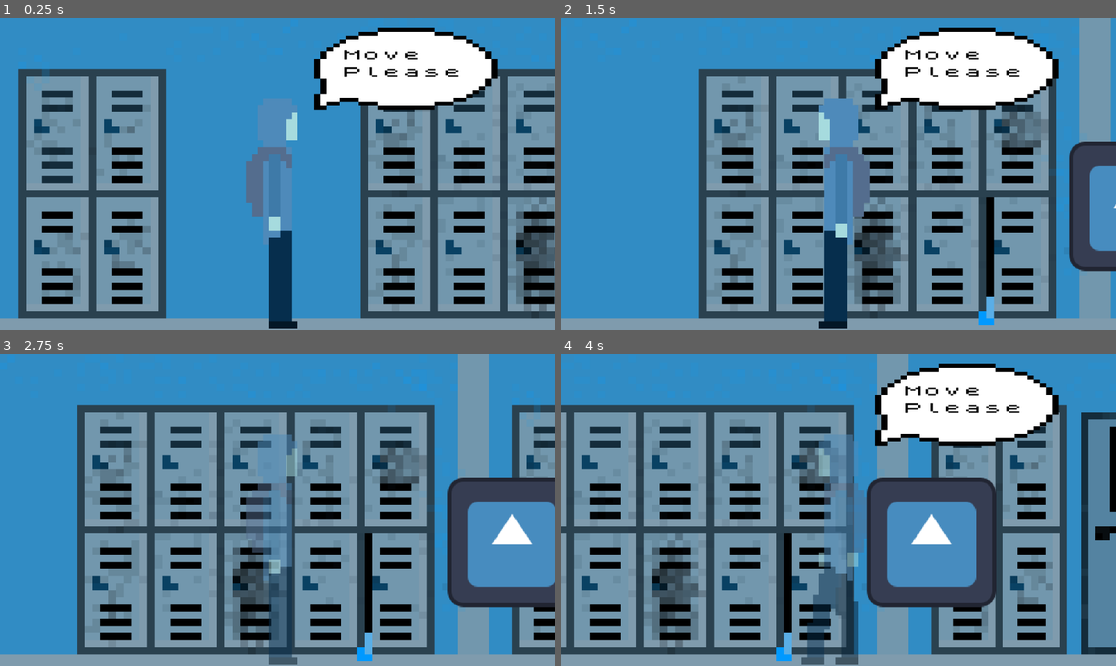
Above: before the commit, frames 1-4 (two rows, left to right).
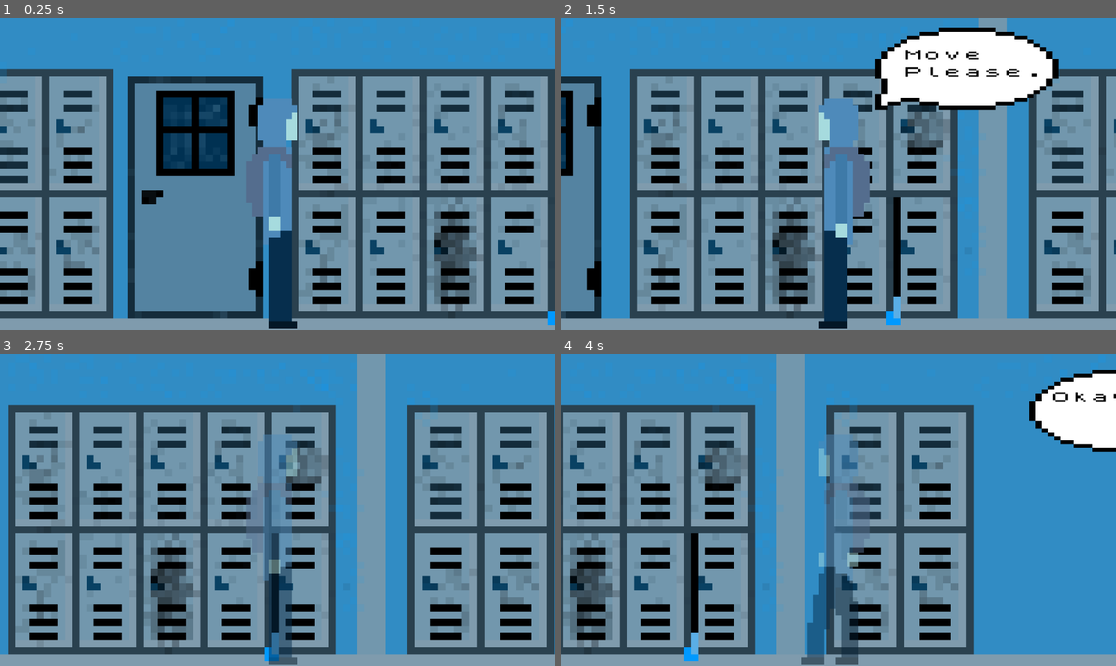
Above: after the commit, the same moments.

Repository: DragonNestKing1/Silent-Shifts
Game: Godot game, scene res://game.tscn
The game is run twice, just before and just after one commit, with the same random seed, the same clock (stepped at 60 frames per second) and the same inputs. The engine's default icon, where the game draws it, is replaced by a stand-in: a white triangle on a blue panel in a dark square.
Inputs:
- Up to frame 1 (0.25 s): no input
- Up to frame 2 (1.5 s): tap Enter at 0.5 s; hold D (right) 0.53-1.28 s; tap E (interact) at 0.6, 1.35 s; hold A (left) from 1.28 s (still down)
- Up to frame 3 (2.75 s): release A (left) at 2.03 s; hold D (right) from 2.03 s (still down); tap Space (invisibility toggle) at 2.1 s; tap E (interact) at 2.3 s
- Up to frame 4 (4 s): tap E (interact) at 2.85, 3.6 s; release D (right) at 3.53 s; hold A (left) from 3.53 s (still down)

The runs differ from the first frame. In frame 1, 57% of the frame differs, in the area x 0-100%, y 3-99%; in frame 2, 48%; in frame 3, 53%; in frame 4, 64%, in the area x 0-100%, y 0-99%.
Error before the commit: Cannot call method 'get_node' on a null value. (res://obstacle.gd:3)

Commit message:
Finished-ish project
Finally got it to upload...
Chatting is fully integrated
Win alert is added
AAAAAAAAAA

Diff:
--- a/CharacterBody2D.gd
+++ b/CharacterBody2D.gd
@@ -37,9 +37,11 @@
 	# add short dialogue in game, maybe becomes more bubbly with more interactions.
 	if talking_range and Input.is_action_just_pressed("interact"):
 		get_node("Chatbubble").set_visible(true)
+		chatting_now = true
 		await get_tree().create_timer(2.0).timeout
 		get_node("Chatbubble").set_visible(false)
-		chatting_now = true
+		chatting_now = false
+
 
 
 func _physics_process(_delta):
@@ -55,3 +57,7 @@
 
 func body_exited(_body):
 	talking_range = false
+
+
+func _on_winner_area_entered(area):
+	get_node("WIN").set_visible(true)
--- /dev/null
+++ b/Door.gd
@@ -0,0 +1,15 @@
+extends Sprite2D
+
+
+# Called when the node enters the scene tree for the first time.
+func _ready():
+	pass # Replace with function body.
+
+
+# Called every frame. 'delta' is the elapsed time since the previous frame.
+func _process(delta):
+	pass
+
+
+func _on_winner_area_entered(area):
+	print("Yousa winner")
--- a/background.tscn
+++ b/background.tscn
@@ -6,6 +6,9 @@
 
 [sub_resource type="RectangleShape2D" id="RectangleShape2D_dnchc"]
 size = Vector2(74, 106)
+
+[sub_resource type="RectangleShape2D" id="RectangleShape2D_5i43h"]
+size = Vector2(73.6357, 477.273)
 
 [node name="Background" type="Node2D"]
 
@@ -44,7 +47,60 @@
 scale = Vector2(7.68, 7.04)
 texture = ExtResource("3_b7dh2")
 
-[node name="CollisionShape2D" type="CollisionShape2D" parent="Blue-hallway-no-door3"]
-position = Vector2(16.6667, 2.27273)
+[node name="CharacterBody2D" type="CharacterBody2D" parent="Blue-hallway-no-door3"]
+
+[node name="CollisionShape2D" type="CollisionShape2D" parent="Blue-hallway-no-door3/CharacterBody2D"]
+position = Vector2(13.5417, 2.27273)
 scale = Vector2(0.130208, 0.142045)
 shape = SubResource("RectangleShape2D_dnchc")
+
+[node name="Door" type="Sprite2D" parent="."]
+position = Vector2(5152, -16)
+scale = Vector2(0.502857, 0.502857)
+texture = ExtResource("1_c6w5i")
+
+[node name="WINNER" type="Area2D" parent="Door"]
+
+[node name="CollisionShape2D" type="CollisionShape2D" parent="Door/WINNER"]
+position = Vector2(-270.455, 15.9091)
+shape = SubResource("RectangleShape2D_5i43h")
+disabled = true
+
+[node name="Blue-hallway-lockers3" type="Sprite2D" parent="."]
+position = Vector2(5888, -16)
+scale = Vector2(7.68, 7.04)
+texture = ExtResource("2_6ssfl")
+
+[node name="CharacterBody2D" type="CharacterBody2D" parent="Blue-hallway-lockers3"]
+
+[node name="CollisionShape2D" type="CollisionShape2D" parent="Blue-hallway-lockers3/CharacterBody2D"]
+position = Vector2(-32.2916, 2.38419e-07)
+scale = Vector2(0.130208, 0.142045)
+shape = SubResource("RectangleShape2D_dnchc")
+
+[node name="Blue-hallway-no-door4" type="Sprite2D" parent="."]
+position = Vector2(4416, -16)
+scale = Vector2(7.68, 7.04)
+texture = ExtResource("3_b7dh2")
+
+[node name="Sprite2D4" type="Sprite2D" parent="."]
+position = Vector2(2144, -16)
+scale = Vector2(0.502857, 0.502857)
+texture = ExtResource("1_c6w5i")
+
+[node name="Blue-hallway-lockers4" type="Sprite2D" parent="."]
+position = Vector2(3648, -16)
+scale = Vector2(7.68, 7.04)
+texture = ExtResource("2_6ssfl")
+
+[node name="Blue-hallway-no-door5" type="Sprite2D" parent="."]
+position = Vector2(2880, -16)
+scale = Vector2(7.68, 7.04)
+texture = ExtResource("3_b7dh2")
+
+[node name="Blue-hallway-no-door6" type="Sprite2D" parent="."]
+position = Vector2(1408, -16)
+scale = Vector2(7.68, 7.04)
+texture = ExtResource("3_b7dh2")
+
+[connection signal="area_entered" from="Door/WINNER" to="Door" method="_on_winner_area_entered"]
--- a/character.tscn
+++ b/character.tscn
@@ -57,6 +57,13 @@
 [sub_resource type="Theme" id="Theme_dd0vt"]
 default_font = ExtResource("4_lbup2")
 
+[sub_resource type="RectangleShape2D" id="RectangleShape2D_qgjlv"]
+size = Vector2(20, 34)
+
+[sub_resource type="Theme" id="Theme_lqptk"]
+default_base_scale = 0.44
+default_font = ExtResource("4_lbup2")
+
 [node name="CharacterBody2D" type="CharacterBody2D"]
 motion_mode = 1
 script = ExtResource("1_xrbev")
@@ -80,6 +87,7 @@
 shape = SubResource("RectangleShape2D_ijir1")
 
 [node name="Chatbubble" type="Sprite2D" parent="."]
+visible = false
 position = Vector2(130.125, -134.125)
 scale = Vector2(6.25834, 3.85833)
 texture = ExtResource("3_gudef")
@@ -95,11 +103,28 @@
 [node name="RichTextLabel" type="RichTextLabel" parent="Chatbubble/TextSizer/CollisionShape2D"]
 offset_left = -13.0
 offset_top = 41.0
-offset_right = 38.0
+offset_right = 44.0
 offset_bottom = 82.0
 theme = SubResource("Theme_dd0vt")
 theme_override_colors/default_color = Color(0, 0, 0, 1)
-text = "Move Please"
+text = "Move Please."
+
+[node name="WIN" type="CollisionShape2D" parent="."]
+visible = false
+position = Vector2(103, -587)
+scale = Vector2(3, 3)
+shape = SubResource("RectangleShape2D_qgjlv")
+disabled = true
+
+[node name="WinText" type="RichTextLabel" parent="WIN"]
+offset_left = -123.0
+offset_top = 137.667
+offset_right = 64.0
+offset_bottom = 219.667
+theme = SubResource("Theme_lqptk")
+theme_override_colors/default_color = Color(0, 0, 0, 1)
+text = "You made it to class!"
+metadata/_edit_use_anchors_ = true
 
 [connection signal="body_entered" from="TalkCollision" to="." method="body_entered"]
 [connection signal="body_exited" from="TalkCollision" to="." method="body_exited"]
--- a/game.tscn
+++ b/game.tscn
@@ -1,17 +1,42 @@
-[gd_scene load_steps=4 format=3 uid="uid://nl27dil6gloh"]
+[gd_scene load_steps=5 format=3 uid="uid://nl27dil6gloh"]
 
 [ext_resource type="PackedScene" uid="uid://dsxxohplbqdt" path="res://background.tscn" id="1_jpbj2"]
 [ext_resource type="PackedScene" uid="uid://b5fv402jfajl8" path="res://character.tscn" id="2_7ek61"]
 [ext_resource type="PackedScene" uid="uid://cb4gesb1xua3k" path="res://obstacle.tscn" id="3_3ws3d"]
 
+[sub_resource type="RectangleShape2D" id="RectangleShape2D_62ihc"]
+size = Vector2(73.6357, 477.273)
+
 [node name="GAME" type="Node2D"]
 
 [node name="Background" parent="." instance=ExtResource("1_jpbj2")]
+position = Vector2(2200, 0)
 
 [node name="CharacterBody2D" parent="." instance=ExtResource("2_7ek61")]
 position = Vector2(-960, 0)
 
 [node name="Obstacle" parent="." instance=ExtResource("3_3ws3d")]
-position = Vector2(-448, 0)
+position = Vector2(4336, 0)
 
 [node name="Obstacle2" parent="." instance=ExtResource("3_3ws3d")]
+position = Vector2(-136, 0)
+
+[node name="Obstacle3" parent="." instance=ExtResource("3_3ws3d")]
+position = Vector2(2888, 0)
+
+[node name="Obstacle4" parent="." instance=ExtResource("3_3ws3d")]
+position = Vector2(1888, 0)
+
+[node name="Obstacle5" parent="." instance=ExtResource("3_3ws3d")]
+position = Vector2(872, 0)
+
+[node name="Obstacle6" parent="." instance=ExtResource("3_3ws3d")]
+position = Vector2(5416, 0)
+
+[node name="WINNER" type="Area2D" parent="."]
+
+[node name="CollisionShape2D" type="CollisionShape2D" parent="WINNER"]
+position = Vector2(7224, -16)
+shape = SubResource("RectangleShape2D_62ihc")
+
+[connection signal="area_entered" from="WINNER" to="CharacterBody2D" method="_on_winner_area_entered"]
--- a/obstacle.gd
+++ b/obstacle.gd
@@ -1,12 +1,19 @@
 extends CharacterBody2D
 
-var character_body: CharacterBody2D = get_parent().get_node("CharacterBody2D")
 
 func _physics_process(_delta):
+	ready()
 
-	if character_body.chatting_now:
-		# Do something when chatting is happening
-		print("Character is currently chatting!")
-	else:
-		# Do something else
-		print("Character is not chatting.")
+func ready():
+	var character_node: CharacterBody2D
+	character_node = get_parent().get_node("CharacterBody2D")
+	if character_node.chatting_now:
+		await get_tree().create_timer(2.0).timeout
+		get_node("Chatbubble").set_visible(true)
+		await get_tree().create_timer(2.0).timeout
+		get_node("Chatbubble").set_visible(false)
+		$CollisionShape2D.set_deferred("disabled", true)
+		get_node("Dude").modulate.a = 0.5
+		await get_tree().create_timer(2.0).timeout
+		$CollisionShape2D.set_deferred("disabled", false)
+		get_node("Dude").modulate.a = 1
--- a/obstacle.tscn
+++ b/obstacle.tscn
@@ -1,9 +1,24 @@
-[gd_scene load_steps=8 format=3 uid="uid://cb4gesb1xua3k"]
+[gd_scene load_steps=10 format=3 uid="uid://cb4gesb1xua3k"]
 
 [ext_resource type="Script" path="res://obstacle.gd" id="1_gh62n"]
-[ext_resource type="Texture2D" uid="uid://cvu7o058eyemm" path="res://icon.svg" id="1_txgjj"]
+[ext_resource type="Texture2D" uid="uid://bldufn20bd3vh" path="res://Vibrant Guy.png" id="2_dtrv8"]
 [ext_resource type="Texture2D" uid="uid://ruf3mdiv6m8j" path="res://chatbubble.png" id="3_pvahv"]
 [ext_resource type="FontFile" uid="uid://cttshydfn16t8" path="res://zxSpectrumExpanded.ttf" id="4_54ahn"]
+
+[sub_resource type="AtlasTexture" id="AtlasTexture_y74nu"]
+atlas = ExtResource("2_dtrv8")
+region = Rect2(0, 0, 25, 35)
+
+[sub_resource type="SpriteFrames" id="SpriteFrames_vyp6r"]
+animations = [{
+"frames": [{
+"duration": 1.0,
+"texture": SubResource("AtlasTexture_y74nu")
+}],
+"loop": true,
+"name": &"default",
+"speed": 5.0
+}]
 
 [sub_resource type="RectangleShape2D" id="RectangleShape2D_i3omg"]
 size = Vector2(128, 128)
@@ -16,8 +31,11 @@
 [node name="Obstacle" type="CharacterBody2D"]
 script = ExtResource("1_gh62n")
 
-[node name="Sprite2D" type="Sprite2D" parent="."]
-texture = ExtResource("1_txgjj")
+[node name="Dude" type="AnimatedSprite2D" parent="."]
+position = Vector2(4.76837e-07, 5.72205e-06)
+scale = Vector2(5.12, 7.31429)
+sprite_frames = SubResource("SpriteFrames_vyp6r")
+flip_h = true
 
 [node name="CollisionShape2D" type="CollisionShape2D" parent="."]
 shape = SubResource("RectangleShape2D_i3omg")
Binary file added: Large Guy.png
Not shown, added: Large Guy.png.import
Binary file added: Tall Guy.png
Not shown, added: Tall Guy.png.import
Binary file added: Vibrant Guy.png
Not shown, added: Vibrant Guy.png.import
Not shown: 1 places in background.tscn that only renumber resources
Not shown: 1 places in character.tscn that only renumber resources
